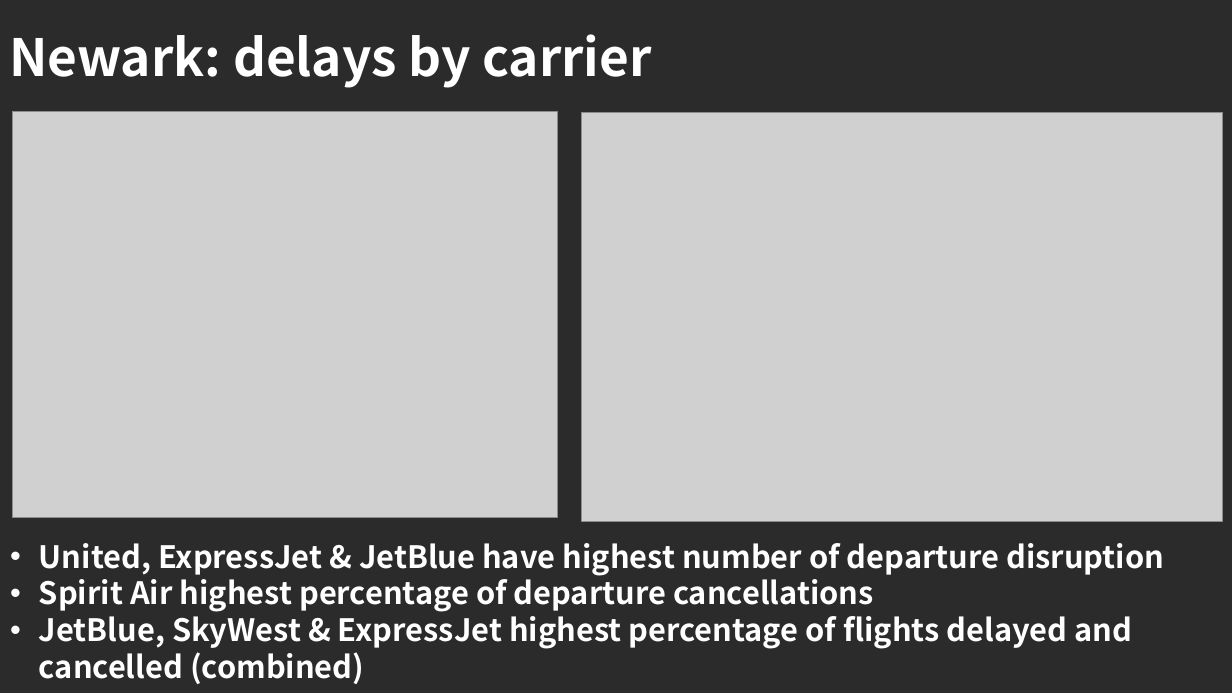
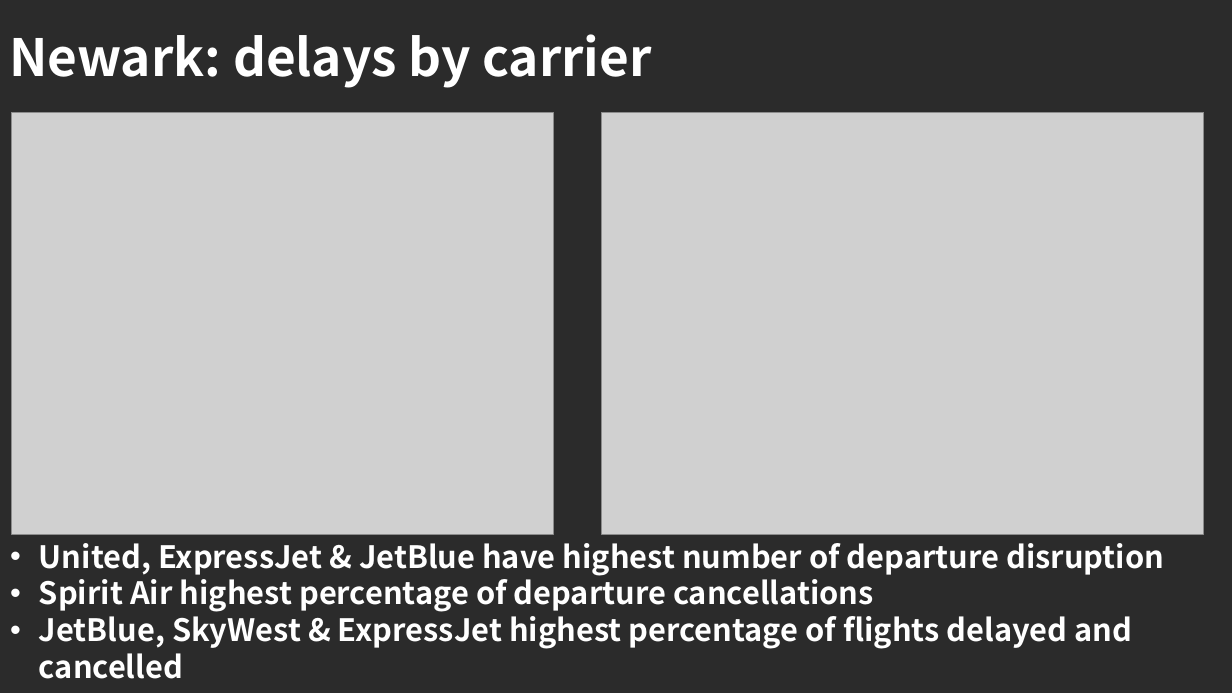
Before and after one commit to karenbgibson/final_project_flight_delays, a slide deck: slide 6 of investigating_flight_delays_newark.pptx (slide 8 before the commit). Drawn at 1232x693 pixels with LibreOffice and Linux fonts; fonts in the diff are those of the drawing; grey boxes stand for pictures; background and template pictures are left out; a plain dark background stands for a picture behind light text. Boxes give left, top, right and bottom in pixels: in the first picture for what was removed or moved away, otherwise in the second. Text is boxed around its words. In the diff, an @@ line names an element or a change of style, - is before the commit and + after.

```diff
--- a/investigating_flight_delays_newark.pptx
+++ b/investigating_flight_delays_newark.pptx
@@ picture: place and size @@
-picture at (12,112,558,518)
+picture at (11,113,554,534)
@@ picture: place and size @@
-picture at (582,113,1223,521)
+picture at (602,113,1204,534)
@@ text at (39,610,1132,679): text changed @@
-• JetBlue, SkyWest & ExpressJet highest percentage of flights delayed and cancelled (combined)
+• JetBlue, SkyWest & ExpressJet highest percentage of flights delayed and cancelled
```
Also in this commit, not shown: 5 other slides changed, 2 slides removed, 9 other files.
